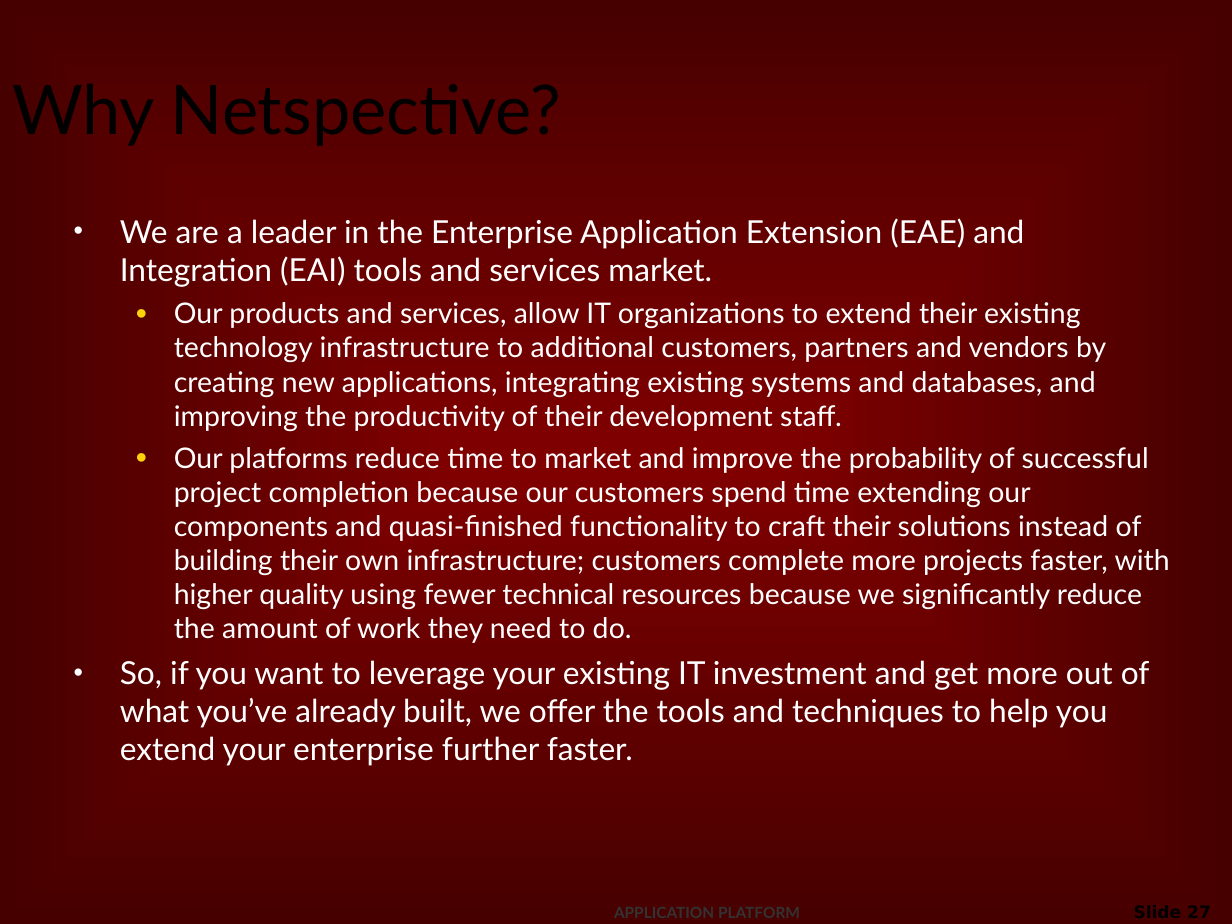
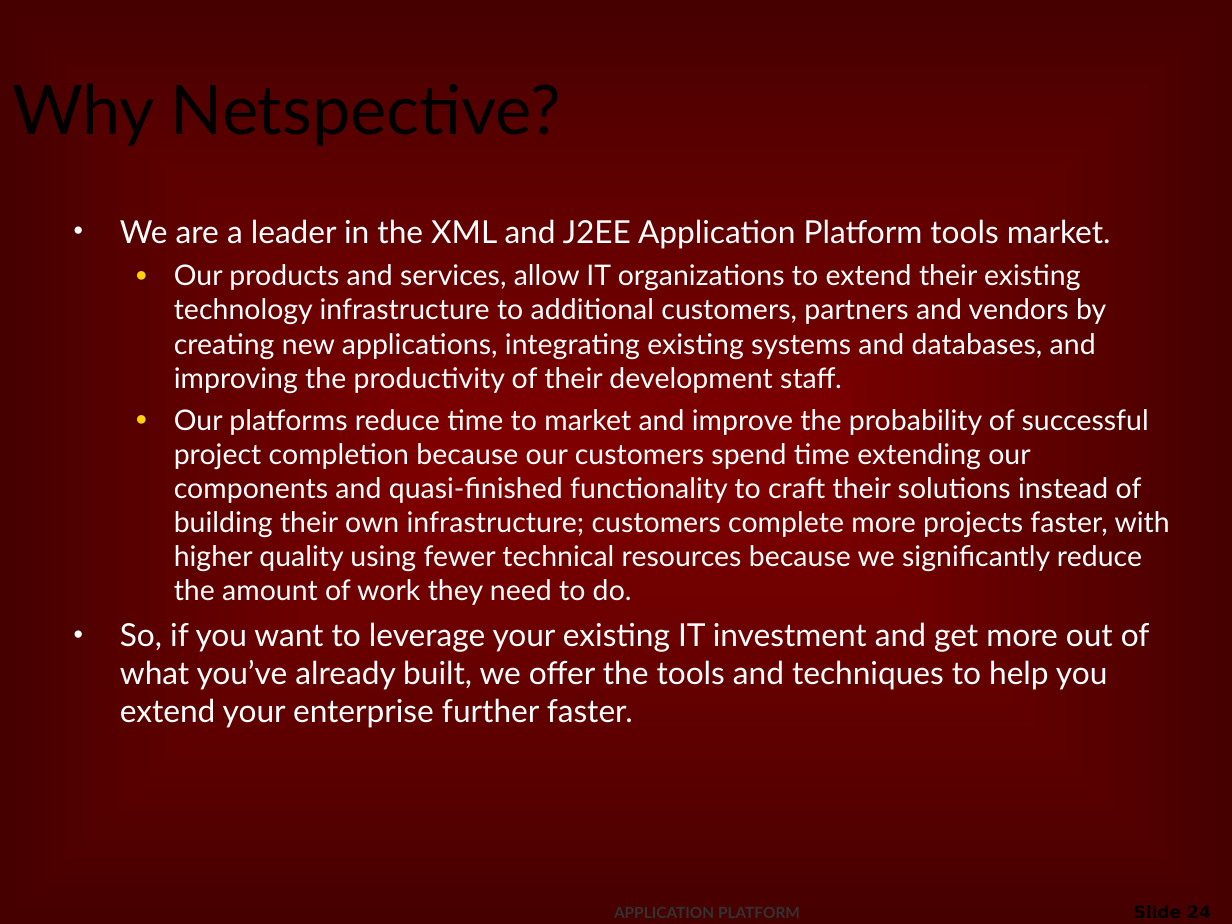
Before and after one commit to netspective/sparx-2001, a slide deck: slide 24 of Sparx/documentation/resources/documents/Introduction_to_Sparx_Business.ppt (slide 27 before the commit). Drawn at 1232x924 pixels with LibreOffice and Linux fonts; fonts in the diff are those of the drawing; background and template pictures are left out. Boxes give left, top, right and bottom in pixels: in the first picture for what was removed or moved away, otherwise in the second. Text is boxed around its words. In the diff, an @@ line names an element or a change of style, - is before the commit and + after.

```diff
--- a/Sparx/documentation/resources/documents/Introduction_to_Sparx_Business.ppt
+++ b/Sparx/documentation/resources/documents/Introduction_to_Sparx_Business.ppt
@@ text at (120,219,1111,249): text changed @@
-• We are a leader in the Enterprise Application Extension (EAE) and Integration (EAI) tools and services market.
+• We are a leader in the XML and J2EE Application Platform tools market.
@@ page number at (1027,896,1222,924): text changed @@
-Slide 27
+Slide 24
```
Also in this commit, not shown: 4 other slides changed, 5 slides added, 8 slides removed.
